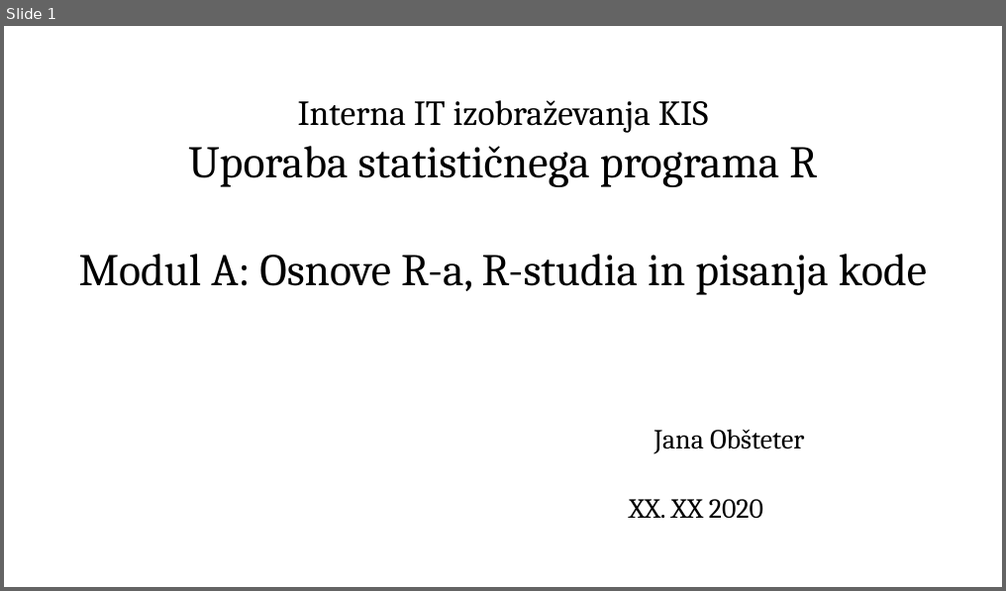
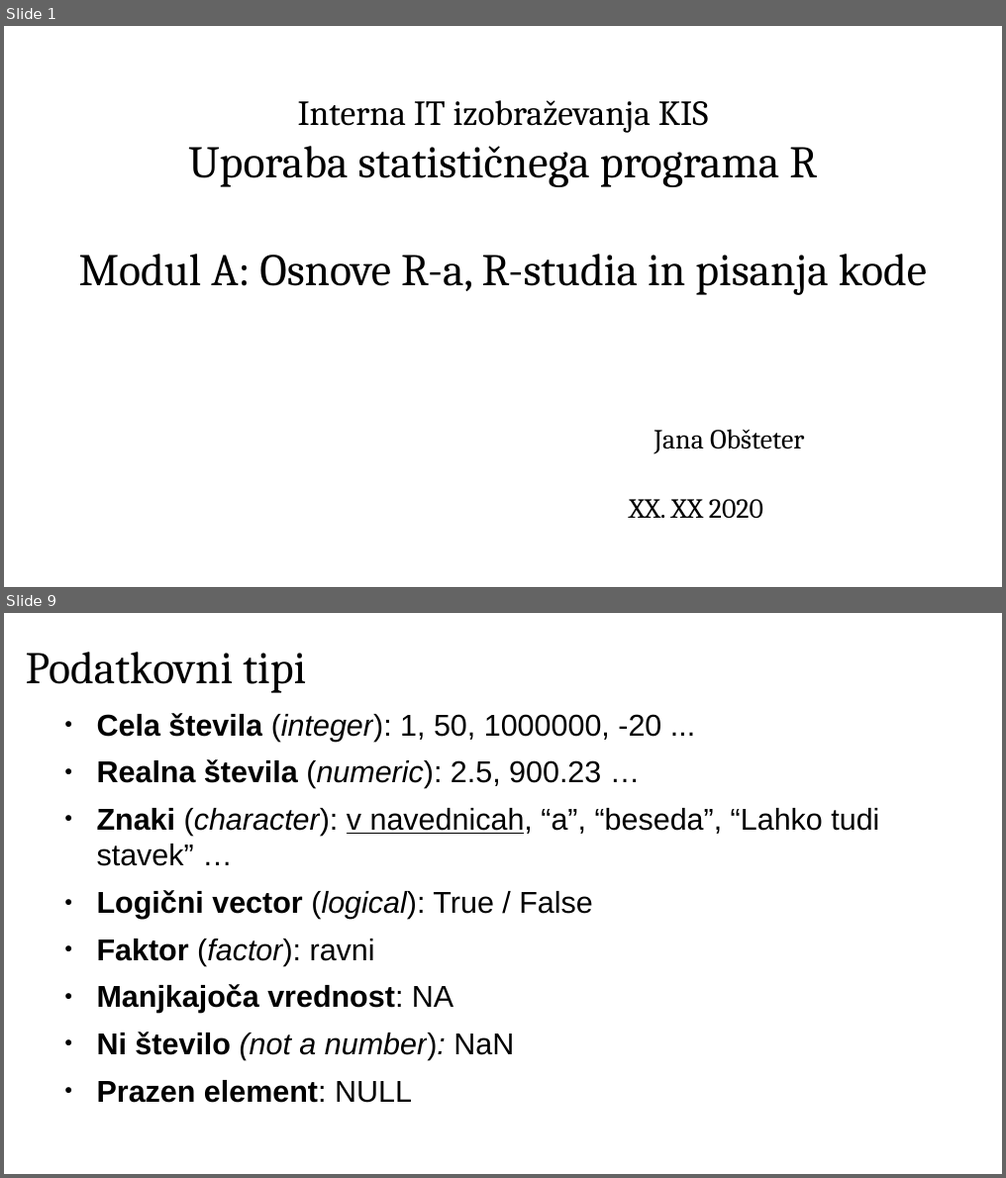
Before and after one commit to janaobsteter/Genotype_CODES, a slide deck: IT_Rtecaj.odp. Shown one above the other, each under a label of ours: slide 1 before the commit, slides 1 and 9 after it; the slides between them are not shown. The pictures are 1006x591 and 1006x1178 pixels, drawn with LibreOffice and Linux fonts; fonts in the diff are those of the drawing. Boxes give left, top, right and bottom in pixels: in the first picture for what was removed or moved away, otherwise in the second. Text is boxed around its words. In the diff, an @@ line names an element or a change of style, - is before the commit and + after.

```diff
--- a/IT_Rtecaj.odp
+++ b/IT_Rtecaj.odp
@@ slide 9 added at [4,613,1002,1174], background #FFFFFF @@
@@ title added at [26,652,306,693], 36 pt, text #000000 @@
+Podatkovni tipi
@@ text added at [97,713,879,1060], 24.1 pt, text #000000 @@
+● Cela števila (integer): 1, 50, 1000000, -20 ...
+● Realna števila (numeric): 2.5, 900.23 …
+● Znaki (character): v navednicah, “a”, “beseda”, “Lahko tudi stavek” …
+● Logični vector (logical): True / False
+● Faktor (factor): ravni
+● Manjkajoča vrednost: NA
+● Ni število (not a number): NaN
+● Prazen element: NULL
```
Also in this commit, not shown: 4 slides changed, 11 other slides added, 1 slide removed, 2 other files.
